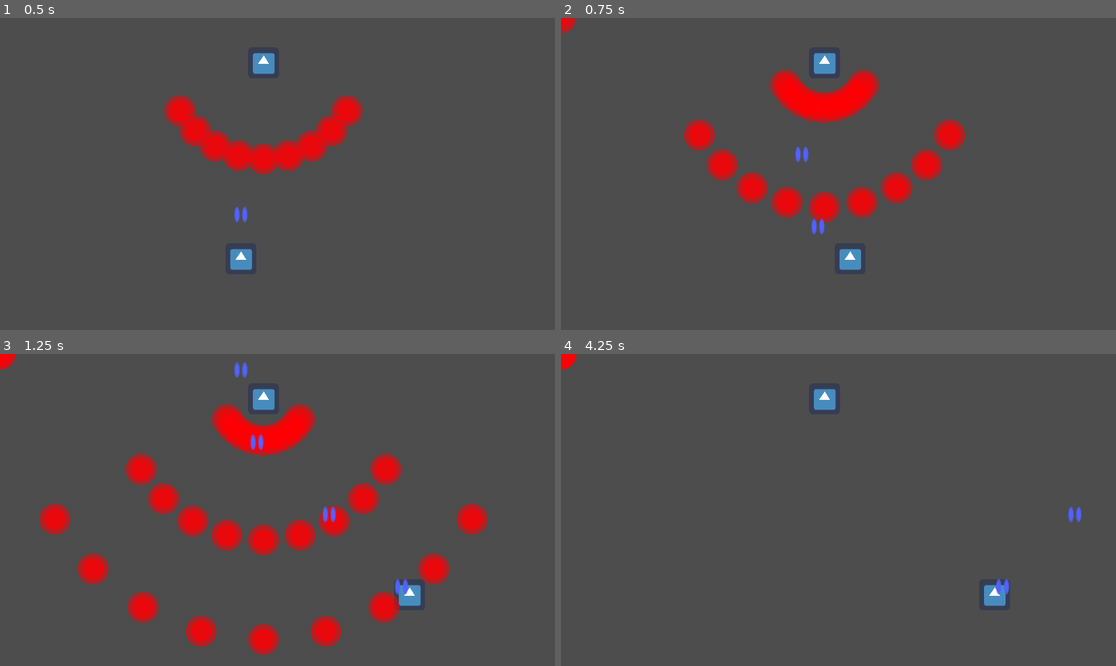
Above: before the commit, frames 1-4 (two rows, left to right).
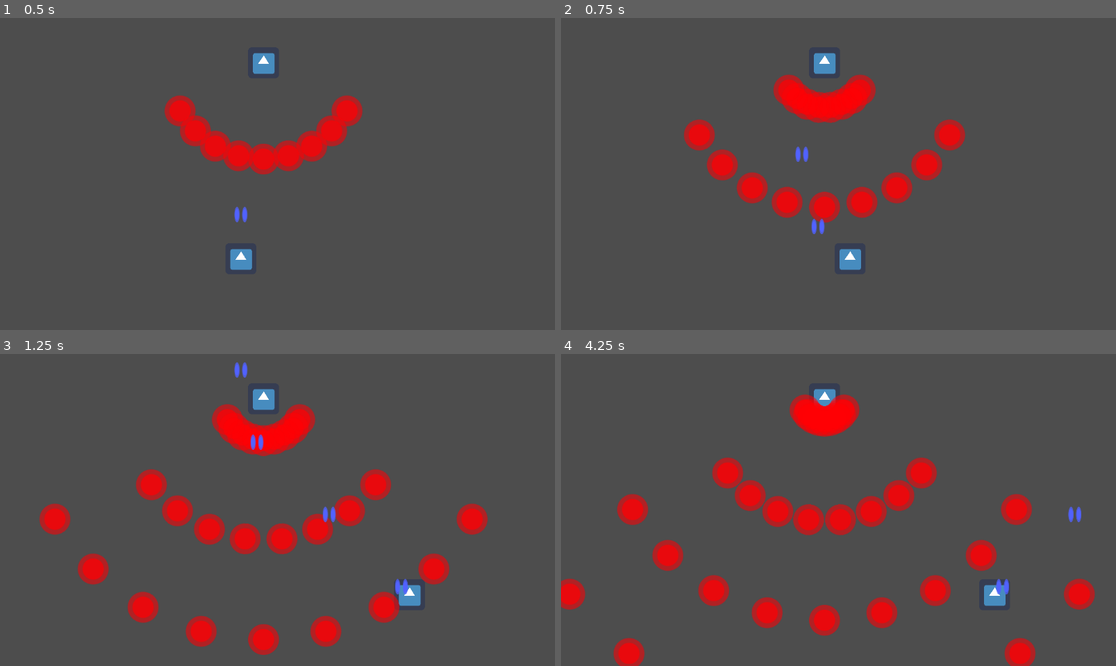
Above: after the commit, the same moments.

Repository: pham-t-alex/Timestop-Bullet-Hell
Game: Godot game, scene res://Scenes/level.tscn
The game is run twice, just before and just after one commit, with the same random seed, the same clock (stepped at 60 frames per second) and the same inputs. The engine's default icon, where the game draws it, is replaced by a stand-in: a white triangle on a blue panel in a dark square.
Inputs:
- Up to frame 1 (0.5 s): no input
- Up to frame 2 (0.75 s): hold D (Right) from 0.53 s (still down)
- Up to frame 3 (1.25 s): keep holding D (Right)
- Up to frame 4 (4.25 s): release D (Right) at 1.28 s; hold S (Down) 1.28-2.03 s; hold D (Right) 2.03-2.78 s; hold W (Up) 2.78-3.53 s; hold A (Left) from 3.53 s (still down)

Frame 1 is identical in both runs. In frame 2, 0.7% of the frame differs, in the area x 0-58%, y 0-34%; in frame 3, 4.9%; in frame 4, 11%, in the area x 0-97%, y 0-100%.
Error before the commit: Invalid access to property or key 'delay_after_fire' on a base object of type 'Nil'. (res://Scenes/boss.gd:55)

Commit message:
repeating salvo compilation testing

Diff:
--- a/SalvoDataResources/5.tres
+++ b/SalvoDataResources/5.tres
@@ -21,9 +21,18 @@
 step = 15.0
 final_delay = 0.5
 
+[sub_resource type="Resource" id="Resource_lplrn"]
+script = ExtResource("2_12wm8")
+relative_pos = Vector2(0, 0)
+angle = 0.0
+velocity = 400.0
+relative_accel = Vector2(0, 0)
+absolute_accel = Vector2(0, 0)
+
 [sub_resource type="Resource" id="Resource_yfg1k"]
 script = ExtResource("1_h8ppk")
 delay_after_shot = 0.0
+shot = SubResource("Resource_lplrn")
 start_angle = -52.5
 end_angle = 52.5
 step = 15.0
Not shown: 1 places in SalvoDataResources/5.tres that only renumber resources
